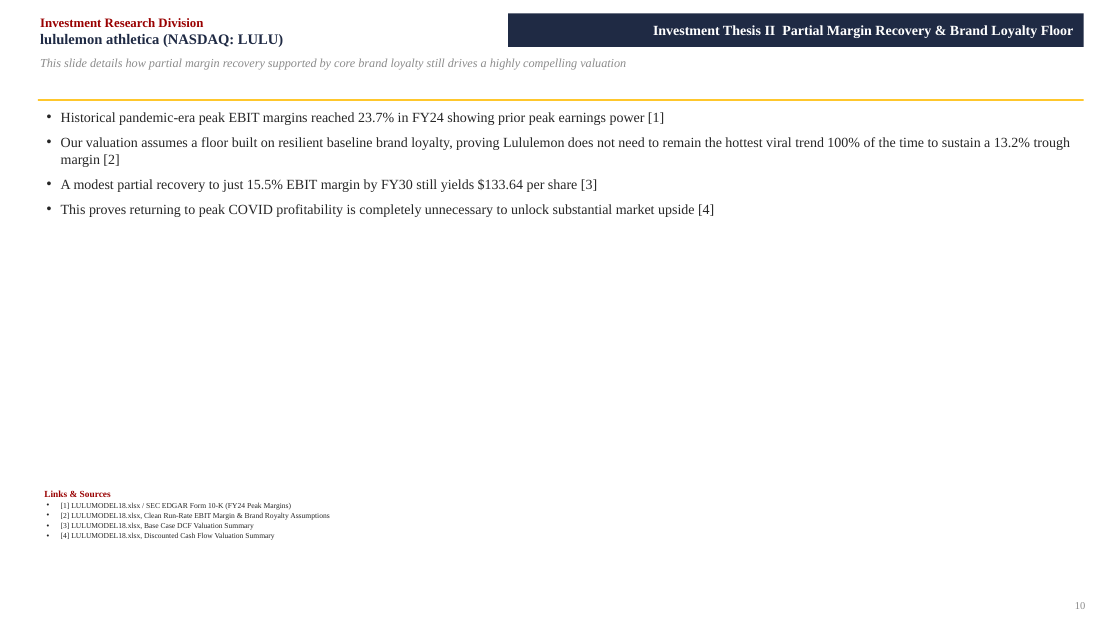
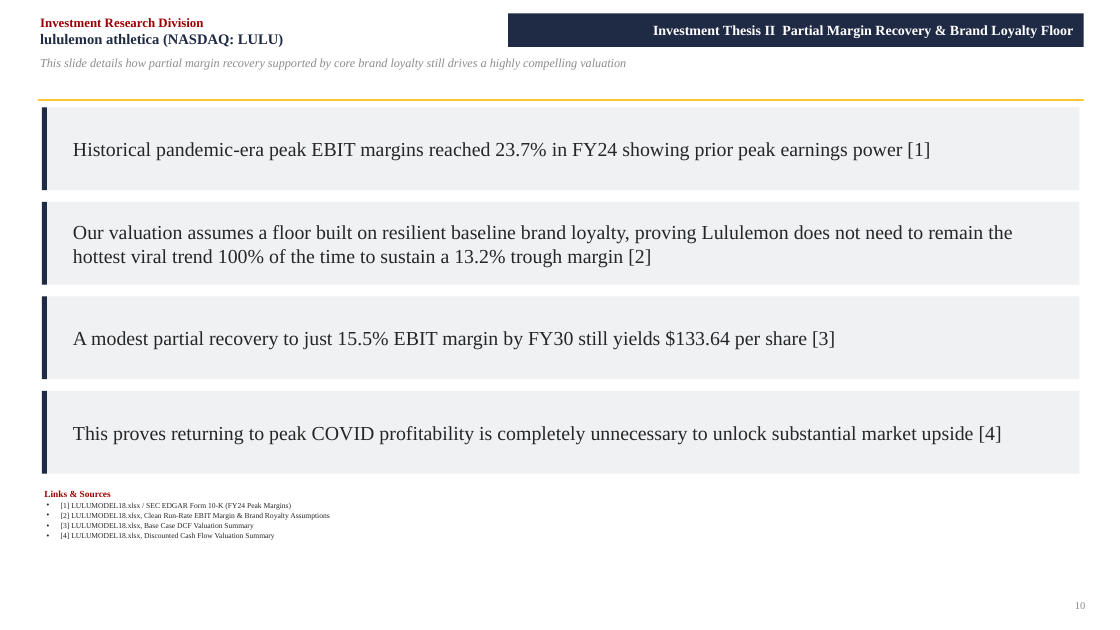
Before and after one commit to vengeanceaiUSC/RM, a slide deck: slide 10 of LULU/LULU_Investment_Pitch_Deck.pptx. Drawn at 1120x630 pixels with LibreOffice and Linux fonts; fonts in the diff are those of the drawing. Boxes give left, top, right and bottom in pixels: in the first picture for what was removed or moved away, otherwise in the second. Text is boxed around its words. In the diff, an @@ line names an element or a change of style, - is before the commit and + after.

```diff
--- a/LULU/LULU_Investment_Pitch_Deck.pptx
+++ b/LULU/LULU_Investment_Pitch_Deck.pptx
@@ rectangle added at [42, 108, 1080, 190], fill #F0F1F3 @@
@@ rectangle added at [42, 108, 47, 190], fill #1F2A44 @@
@@ text at [61, 112, 664, 125]: paragraph removed @@
-• Historical pandemic-era peak EBIT margins reached 23.7% in FY24 showing prior peak earnings power [1]
@@ text added at [73, 142, 930, 161], 17 pt, text #262626 @@
+Historical pandemic-era peak EBIT margins reached 23.7% in FY24 showing prior peak earnings power [1]
@@ text at [61, 179, 714, 217]: paragraphs removed @@
-• A modest partial recovery to just 15.5% EBIT margin by FY30 still yields $133.64 per share [3]
-• This proves returning to peak COVID profitability is completely unnecessary to unlock substantial market upside [4]
@@ rectangle added at [42, 202, 1080, 284], fill #F0F1F3 @@
@@ rectangle added at [42, 202, 47, 284], fill #1F2A44 @@
@@ text "Our valuation assumes a floor ...": place and size @@
-text "Our valuation assumes a floor ..." at [61, 112, 1070, 217]
+text "Our valuation assumes a floor ..." at [73, 225, 1012, 268]
@@ text "Our valuation assumes a floor ..." at [73, 225, 1012, 268]: size 12 to 17 pt; bullet • to none; less space between paragraphs; vertical alignment top to middle @@
@@ rectangle added at [42, 297, 1080, 379], fill #F0F1F3 @@
@@ rectangle added at [42, 297, 47, 379], fill #1F2A44 @@
@@ text added at [73, 330, 835, 350], 17 pt, text #262626 @@
+A modest partial recovery to just 15.5% EBIT margin by FY30 still yields $133.64 per share [3]
@@ rectangle added at [42, 392, 1080, 474], fill #F0F1F3 @@
@@ rectangle added at [42, 392, 47, 474], fill #1F2A44 @@
@@ text added at [73, 426, 1002, 445], 17 pt, text #262626 @@
+This proves returning to peak COVID profitability is completely unnecessary to unlock substantial market upside [4]
```
Also in this commit, not shown: 21 other slides changed, 2 other files.
